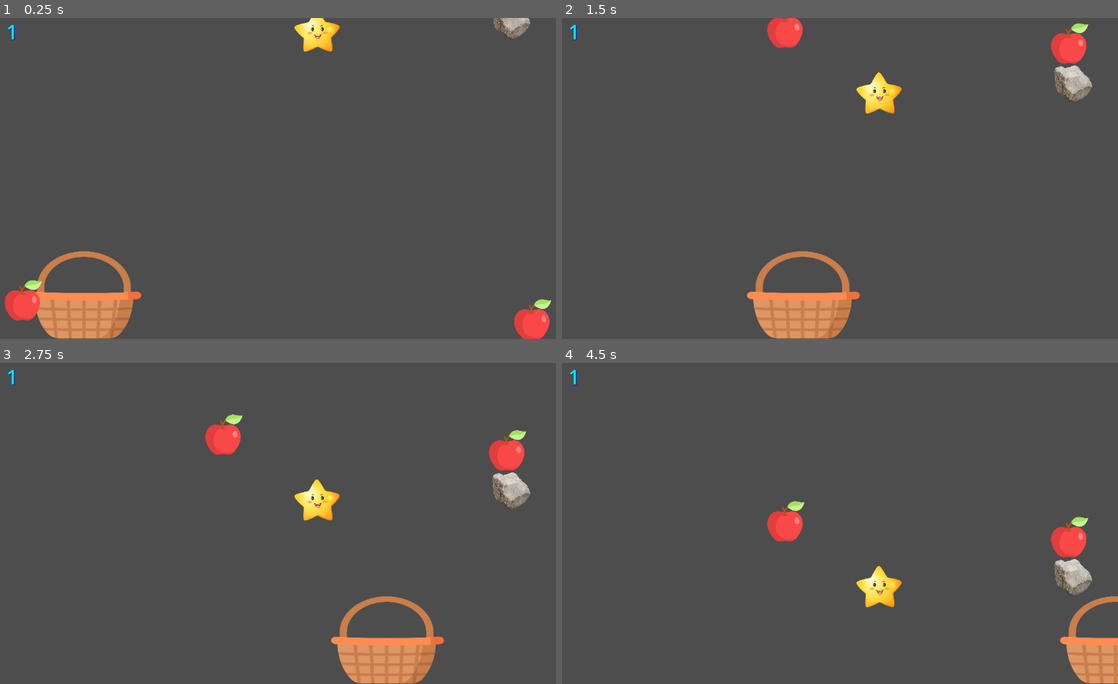
Above: before the commit, frames 1-4 (two rows, left to right).
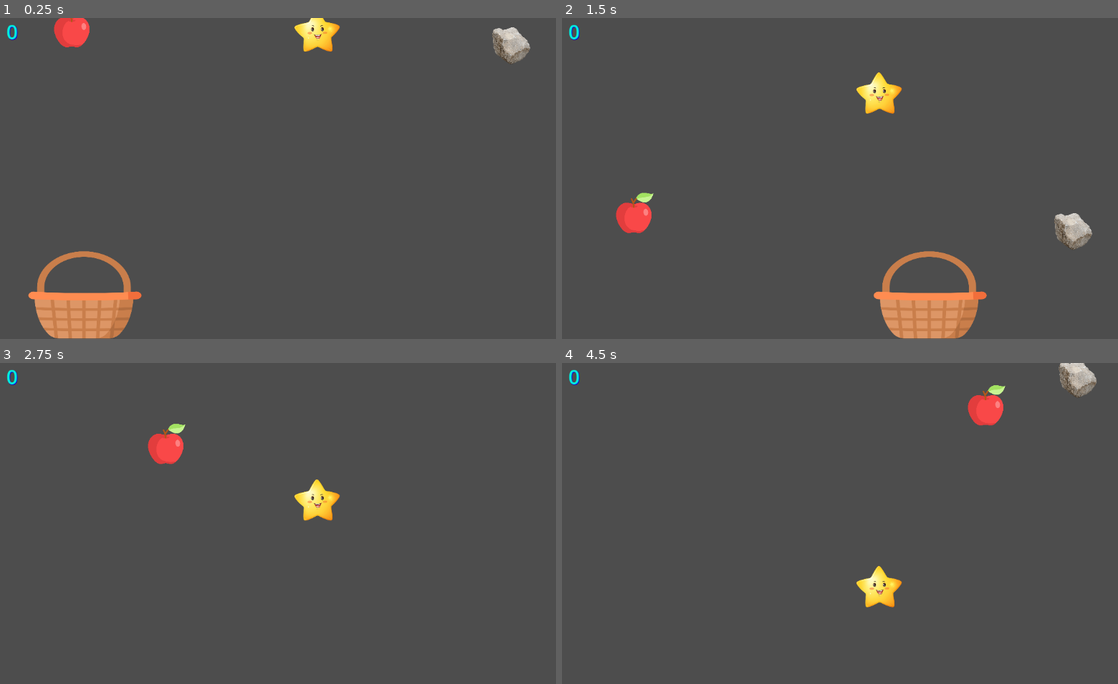
Above: after the commit, the same moments.

Repository: KhanakKRDS/apple_basket_2025
Game: Godot game, scene res://better_apples.tscn
Same seed, same stepped clock (60 frames per second), same inputs: the game is played once before the commit and once after it.
Inputs:
- Up to frame 1 (0.25 s): no input
- Up to frame 2 (1.5 s): hold Right 0.53-1.28 s; hold A from 1.28 s (still down)
- Up to frame 3 (2.75 s): release A at 2.03 s; hold Right from 2.03 s (still down)
- Up to frame 4 (4.5 s): release Right at 3.53 s; hold A from 3.53 s (still down)

The runs differ from the first frame. In frame 1, 2.5% of the frame differs, in the area x 0-100%, y 0-100%; in frame 2, 8.6%, in the area x 1-96%, y 0-100%; in frame 3, 5.2%; in frame 4, 4.4%.

Commit message:
Commit changes from Multiple apples to just one, to make game more simple

Diff:
--- a/apple-catcher/better_apple.gd
+++ b/apple-catcher/better_apple.gd
@@ -1,49 +1,27 @@
-extends Node2D
+extends CharacterBody2D
 
 var score_label: Label
-var min_x = 20 # position of apples
-var max_x = 1150 # position of apples
-var num_apples = 2 #number of apples visible on screen at a time
-var new_apples = [] # stores sll the new apples made
 
-func _ready_():
+func _ready():
+	velocity = Vector2(0, 300) # x and y position
 	score_label = get_node("/root/BetterApples/score")
-func _ready():
-	_multiple_apples(num_apples)
 
 func _physics_process(delta: float) -> void:
-		for apple in new_apples:
-			apple.velocity = Vector2(0, 100) # moves down
-			apple.move_and_slide()
-
-			#resets the apple to zero if the apple is outside the screen
-			if apple.position.y >680:
-
-					apple.position.x = randf_range(min_x,max_x)
-					apple.position.y=0
+	if position.y >680:
+		position.x = randi_range(0, 1100)
+		position.y = 0
 
 
-func _multiple_apples(num_apples):
-		for i in range(num_apples):
-			#sprite for apple image
-			var apple = CharacterBody2D.new()
-			var sprite = Sprite2D.new()
-			sprite.texture = preload("res://apple.png")
-			sprite.scale = Vector2(0.162, 0.158) # size of the apple
-			apple.add_child(sprite) # adding the new apple sprite image as its child of the original apple
+	move_and_slide()
 
-			#collision layer for each apple
-			var shape = CollisionShape2D.new()
-			shape.shape = RectangleShape2D.new()
-			shape.shape.extents = sprite.texture.get_size() * sprite.scale * 0.5
-			apple.add_child(shape)
+	# Missed apple
+	if position.y > 600:
+		reset_apple()
+		# Decrease score if missed
+		var score = int(score_label.text)
+		score = max(score - 1, 0)  # prevent negative score
+		score_label.text = str(score)
 
-			#apple's position and initial velocity
-			apple.position = Vector2(randf_range(min_x, max_x), randf_range(0,600))
-			apple.velocity = Vector2(0, 200)
-
-			#connecting to increase the score
-			add_child(apple)
-			new_apples.append(apple)
-			var basket = get_node("basket")
-			apple.connect("body_entered", Callable(basket, "_on_body_entered"))
+func reset_apple():
+	position.x = randi_range(0, 1100)
+	position.y = 0
--- a/apple-catcher/better_apples.tscn
+++ b/apple-catcher/better_apples.tscn
@@ -10,7 +10,7 @@
 [ext_resource type="Texture2D" uid="uid://c7j3dc3f8yh4i" path="res://stone.png" id="6_vio3b"]
 
 [sub_resource type="CircleShape2D" id="CircleShape2D_ba8uk"]
-radius = 403.39868
+radius = 254.88332
 
 [sub_resource type="RectangleShape2D" id="RectangleShape2D_vio3b"]
 size = Vector2(81, 73)
@@ -23,7 +23,6 @@
 height = 214.35492
 
 [node name="BetterApples" type="Node2D"]
-script = ExtResource("3_glxhr")
 
 [node name="score" type="Label" parent="."]
 offset_right = 115.0
@@ -37,6 +36,7 @@
 
 [node name="apple" type="CharacterBody2D" parent="."]
 position = Vector2(182, -62)
+script = ExtResource("3_glxhr")
 
 [node name="apple_image" type="Sprite2D" parent="apple"]
 position = Vector2(-2.49998, 5.50002)
@@ -44,7 +44,7 @@
 texture = ExtResource("2_8q4iw")
 
 [node name="apple_collision" type="CollisionShape2D" parent="apple"]
-position = Vector2(-5, 14)
+position = Vector2(-4, 9)
 scale = Vector2(0.16210902, 0.158203)
 shape = SubResource("CircleShape2D_ba8uk")
 
--- a/apple-catcher/better_basket.gd
+++ b/apple-catcher/better_basket.gd
@@ -1,19 +1,30 @@
 extends Area2D
-var score_label: Label
+
 var score = 0
 
+var score_label: Label
 
-func _ready(): # runs only one time
-	score_label = get_node("/root/BetterApples/score") # path of the score
-	#body_entered.connect(_on_body_entered)
+func _ready():
+	score_label = get_node("/root/BetterApples/score")
+
 
 
 func _process(delta):
 	if Input.is_key_pressed(KEY_LEFT):
-		position.x -= 7
-	if Input.is_key_pressed(KEY_RIGHT):
-		position.x += 7
+		position.x -=10
+
+	elif  Input.is_key_pressed(KEY_RIGHT):
+		position.x +=10
+	if Input.is_key_pressed(KEY_D):
+		position.x -= 10
+	if Input.is_key_pressed(KEY_A):
+		position.x += 10
+
 
 func _on_body_entered(body: Node) -> void:
-	score += 1
-	score_label.text = str(score)
+	# Only reset apple if method exists
+	if body.has_method("reset_apple"):
+		var score = int(score_label.text)
+		score += 1
+		score_label.text = ("Score: ") + str(score)
+		body.reset_apple()
--- a/apple-catcher/stone.gd
+++ b/apple-catcher/stone.gd
@@ -2,7 +2,7 @@
 
 var min_x = 0 # position of stones
 var max_x = 1152 # position of stones
-var num_stones = 1 #number of stones visible on screen at a time
+var num_stones = 2 #number of stones visible on screen at a time
 var new_stones = [] # stores sll the new stones made
 
 
@@ -11,7 +11,7 @@
 
 func _physics_process(delta: float) -> void:
 	for stone in new_stones:
-		stone.velocity = Vector2(0, 100) # moves down
+		stone.velocity = Vector2(0, 300) # moves down
 		stone.move_and_slide()
 
 		#resets the stone to zero if the stone is outside the screen
